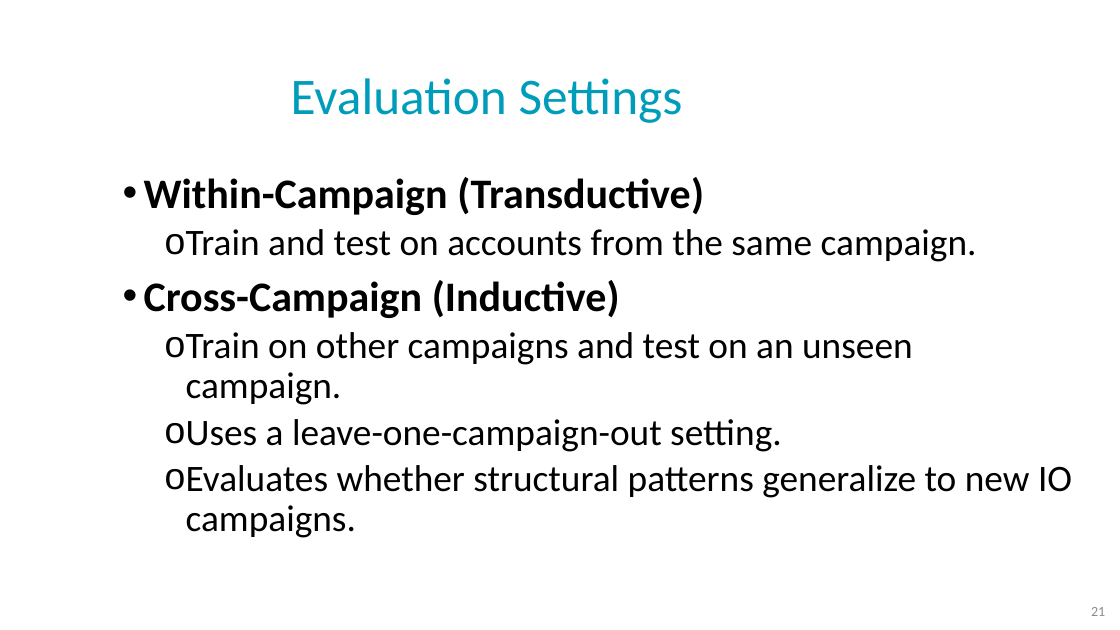
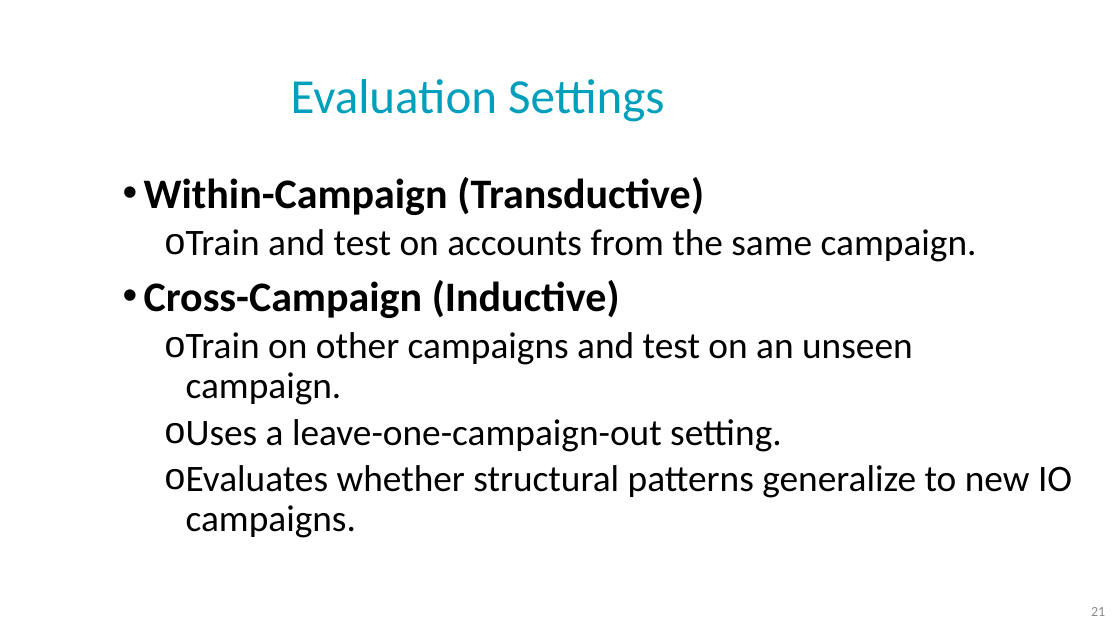
Before and after one commit to NoaTal1996/Backbone-Graph, a slide deck: slide 21 of docs/meeting/2026_09_23.pptx. Drawn at 1120x630 pixels with LibreOffice and Linux fonts; fonts in the diff are those of the drawing; background and template pictures are left out. Boxes give left, top, right and bottom in pixels: in the first picture for what was removed or moved away, otherwise in the second. Text is boxed around its words. In the diff, an @@ line names an element or a change of style, - is before the commit and + after.

```diff
--- a/docs/meeting/2026_09_23.pptx
+++ b/docs/meeting/2026_09_23.pptx
@@ title "Evaluation Settings" at (x1=291, y1=79, x2=664, y2=122): size 44 to 42 pt, text colour #009DBB to #00A0BD @@
```
Also in this commit, not shown: 5 other slides changed.
